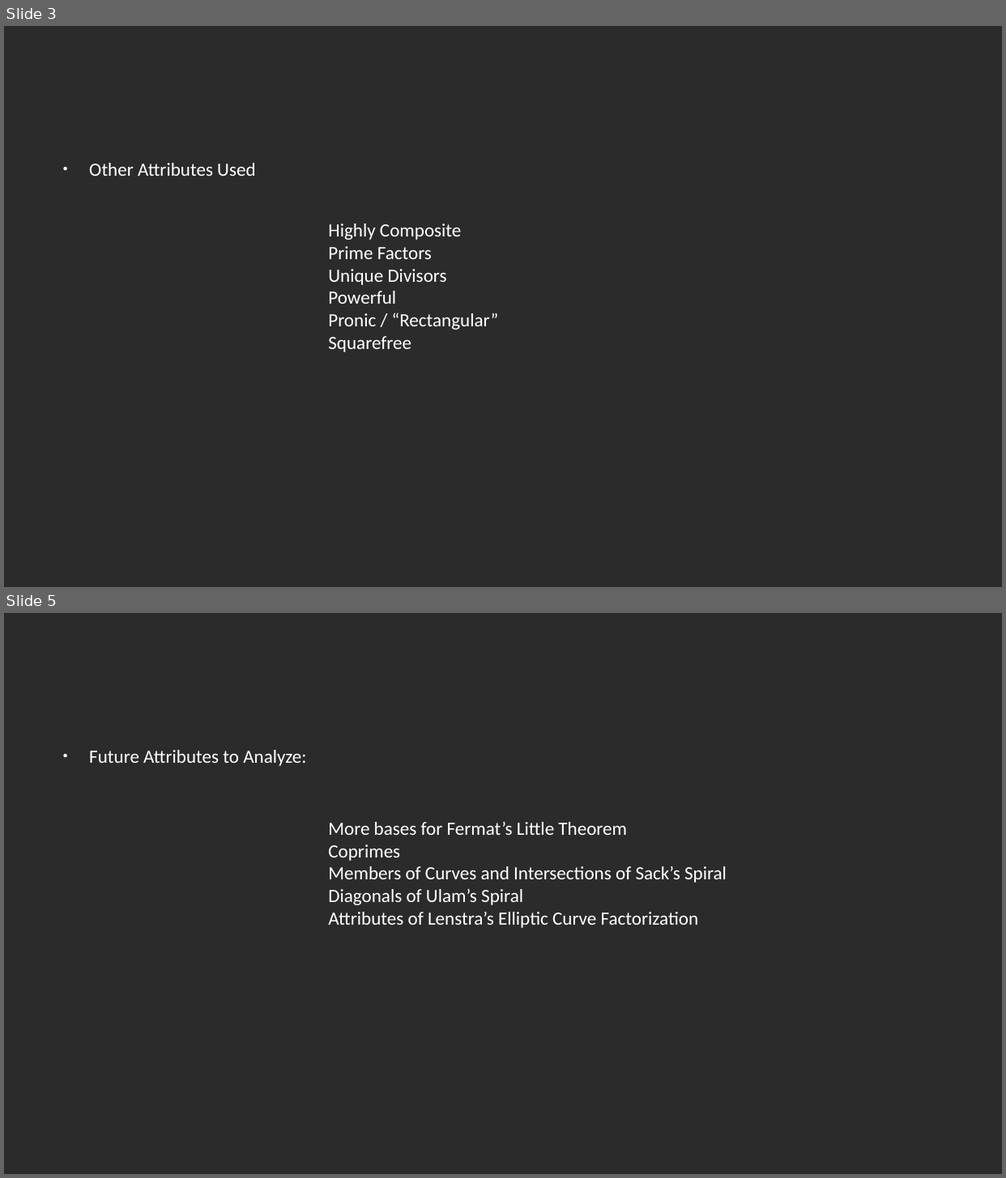
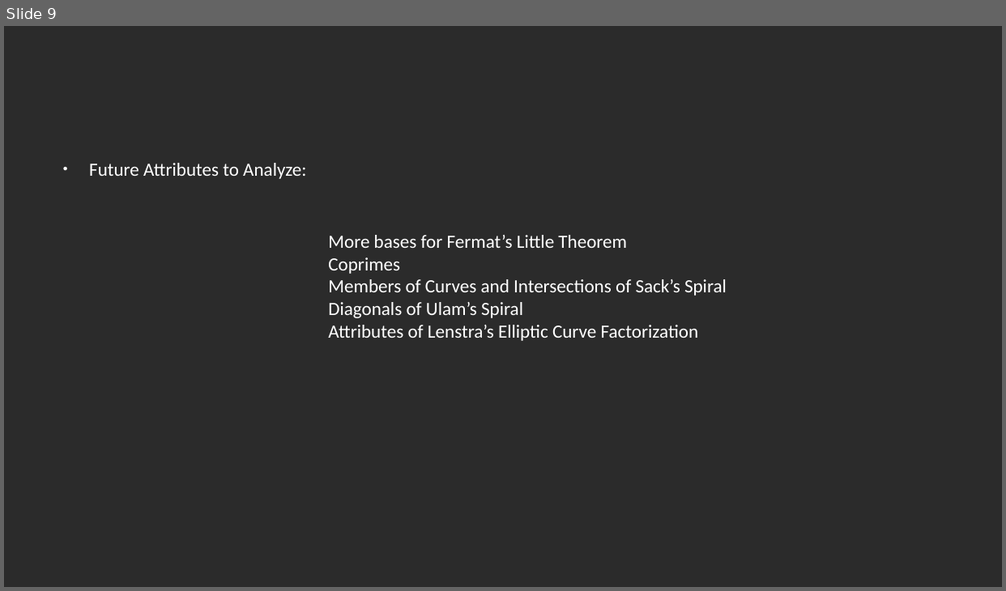
Before and after one commit to rohansaha/CSC-635-Data-Mining-, a slide deck: Classifying natural numbers.pptx. Shown one above the other, each under a label of ours: slides 3 and 5 before the commit, slide 9 after it; the slides between them are not shown. The pictures are 1006x1178 and 1006x591 pixels, drawn with LibreOffice and Linux fonts; fonts in the diff are those of the drawing; background and template pictures are left out; a plain dark background stands for a picture behind light text. Boxes give left, top, right and bottom in pixels: in the first picture for what was removed or moved away, otherwise in the second. Text is boxed around its words. In the diff, an @@ line names an element or a change of style, - is before the commit and + after.

```diff
--- a/Classifying natural numbers.pptx
+++ b/Classifying natural numbers.pptx
@@ slide 3 removed at box(4, 26, 1002, 587), background picture (left out) @@
@@ text removed at box(89, 163, 255, 176) @@
-● Other Attributes Used
@@ text removed at box(328, 224, 499, 352) @@
-Highly Composite
-Prime Factors
-Unique Divisors
-Powerful
-Pronic / “Rectangular”
-Squarefree
@@ what was slide 5 is now slide 9 @@
```
Also in this commit, not shown: 3 slides changed, 6 slides added, 1 other slide removed.
